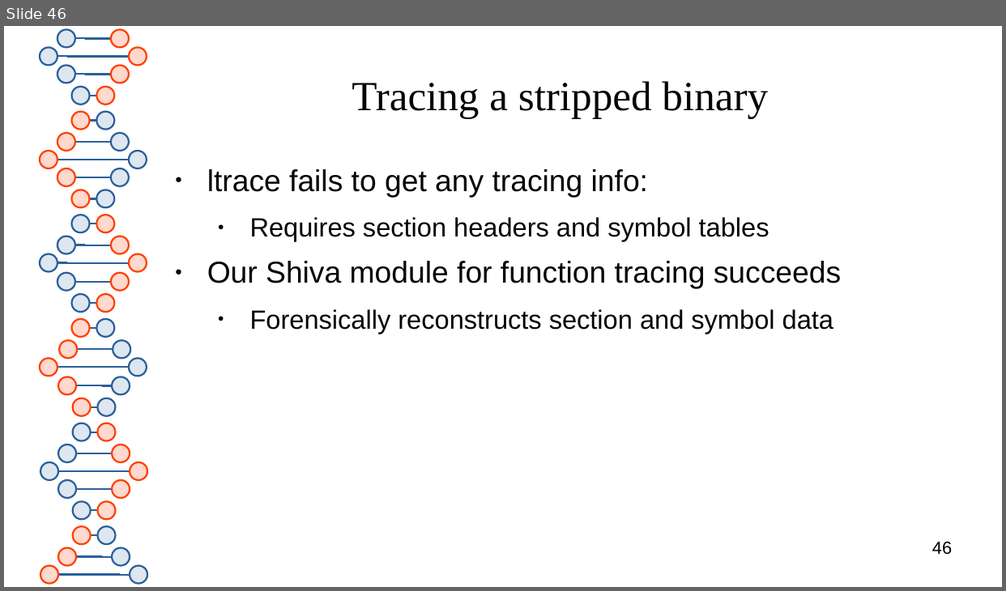
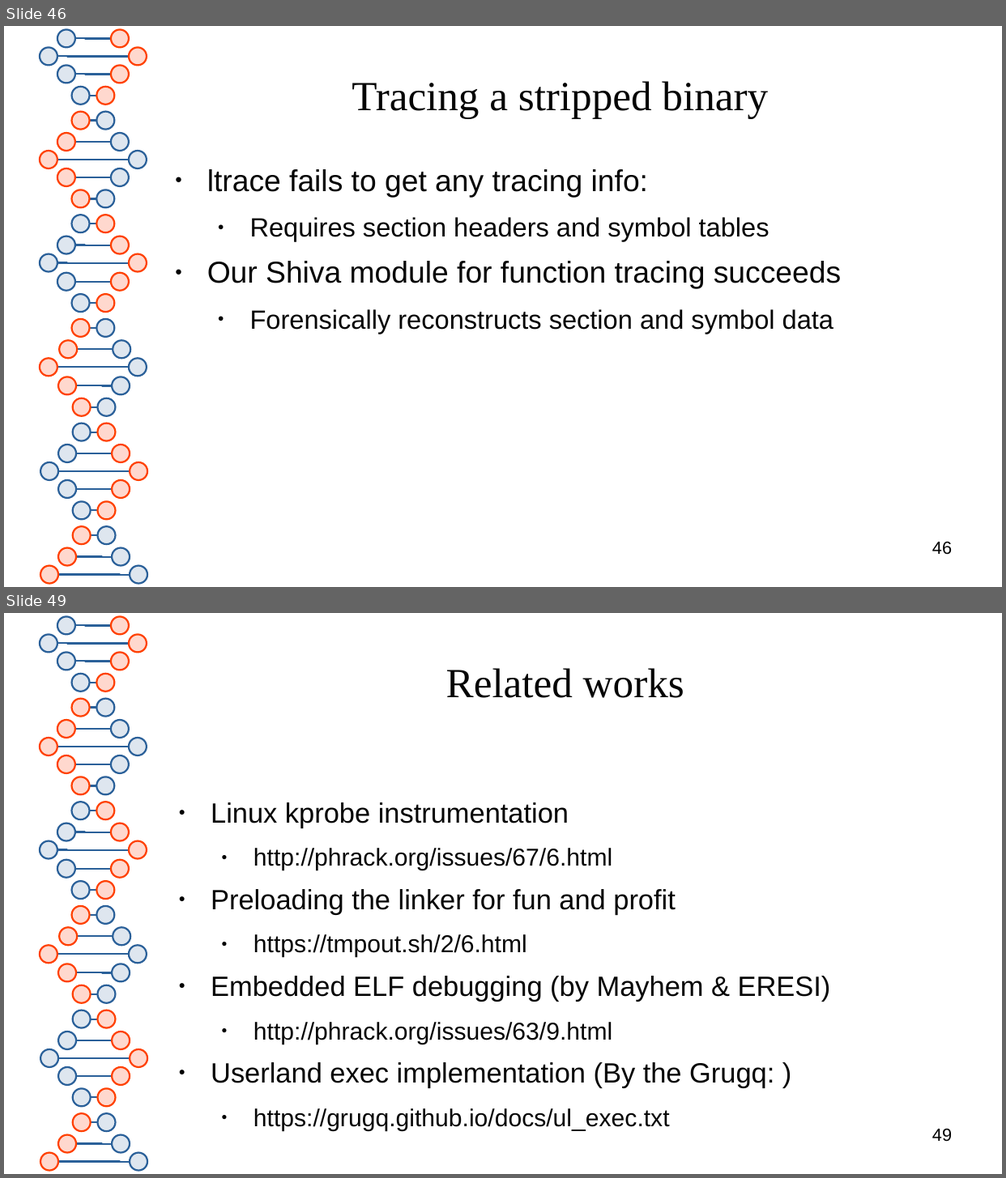
Before and after one commit to advanced-microcode-patching/shiva, a slide deck: presentation/shiva_runtime.odp. Shown one above the other, each under a label of ours: slide 46 before the commit, slides 46 and 49 after it; the slides between them are not shown. The pictures are 1006x591 and 1006x1178 pixels, drawn with LibreOffice and Linux fonts; fonts in the diff are those of the drawing. Boxes give left, top, right and bottom in pixels: in the first picture for what was removed or moved away, otherwise in the second. Text is boxed around its words. In the diff, an @@ line names an element or a change of style, - is before the commit and + after.

```diff
--- a/presentation/shiva_runtime.odp
+++ b/presentation/shiva_runtime.odp
@@ slide 49 added at (4,613,1002,1174), background #FFFFFF; not listed: 81 template elements that a slide beside it also shows @@
@@ title added at (446,668,684,698), 33 pt, text #050505 @@
+Related works
@@ text added at (211,803,831,1131), 22.2 pt, text #050505 @@
+● Linux kprobe instrumentation
+  ● http://phrack.org/issues/67/6.html
+● Preloading the linker for fun and profit
+  ● https://tmpout.sh/2/6.html
+● Embedded ELF debugging (by Mayhem & ERESI)
+  ● http://phrack.org/issues/63/9.html
+● Userland exec implementation (By the Grugq: )
+  ● https://grugq.github.io/docs/ul_exec.txt
@@ page number added at (932,1129,952,1142), 14 pt, text #000000 @@
+49
```
Also in this commit, not shown: 5 slides changed, 4 other slides added, 1 slide removed, 1 other file.
